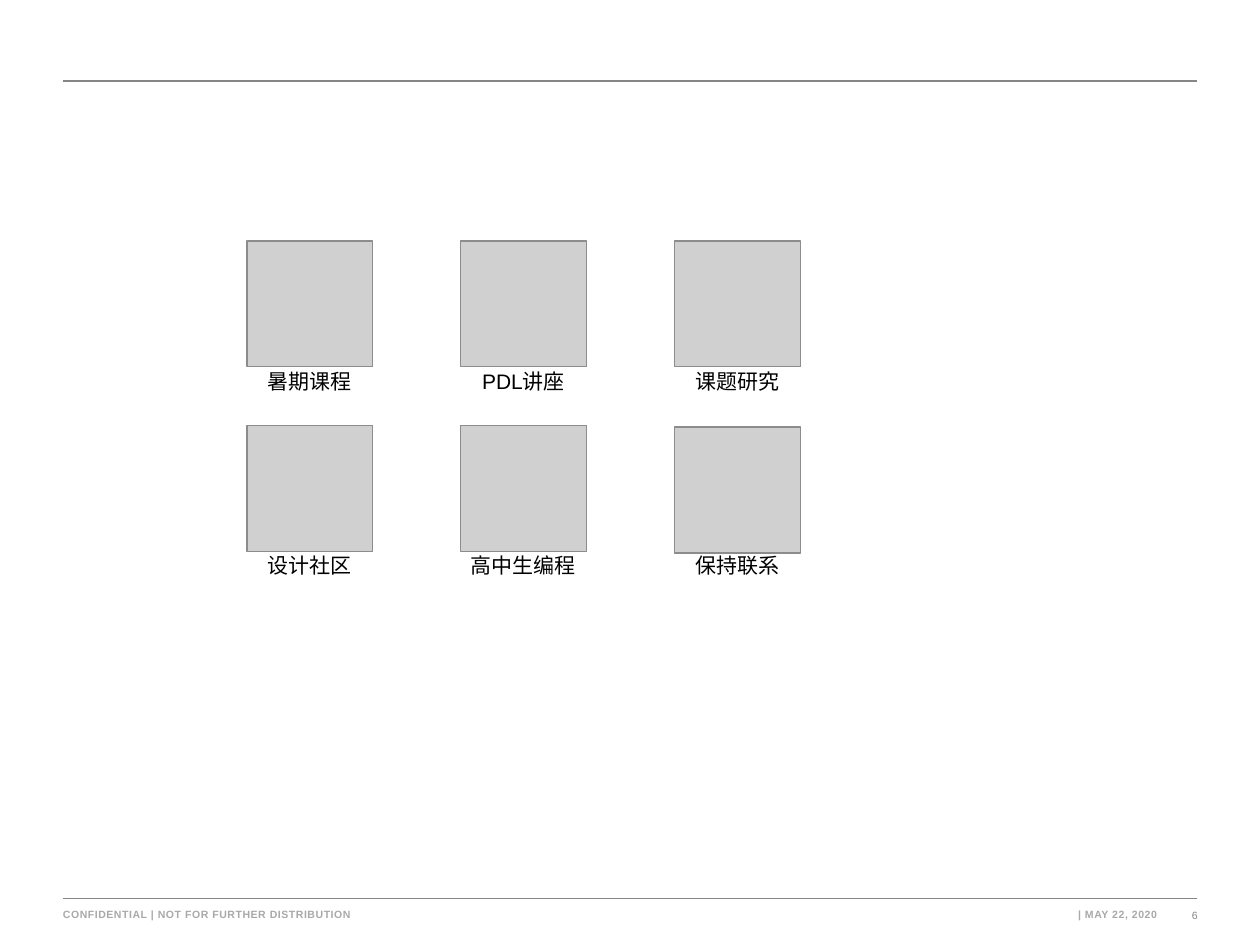
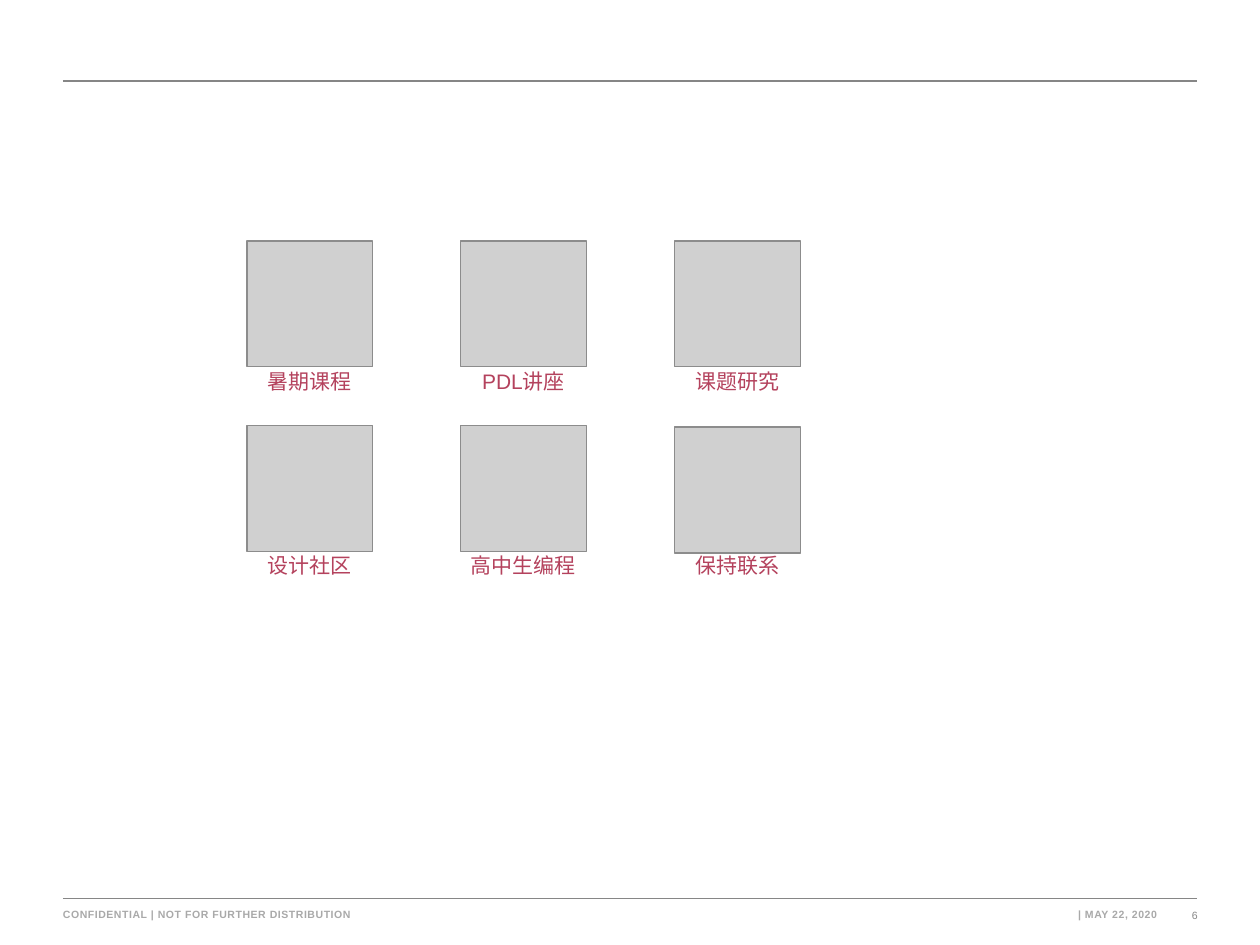
Before and after one commit to type-null/earthInsights, a slide deck: slide 6 of logCenter/mails.pptx. Drawn at 1260x945 pixels with LibreOffice and Linux fonts; fonts in the diff are those of the drawing; grey boxes stand for pictures; background and template pictures are left out. Boxes give left, top, right and bottom in pixels: in the first picture for what was removed or moved away, otherwise in the second. Text is boxed around its words. In the diff, an @@ line names an element or a change of style, - is before the commit and + after.

```diff
--- a/logCenter/mails.pptx
+++ b/logCenter/mails.pptx
@@ text colour #000000 to #B4425D in 6 elements at (267, 371, 351, 391), (482, 372, 565, 391), (695, 371, 779, 391), (267, 555, 351, 575), (471, 555, 576, 575), (695, 552, 779, 575) @@
```
Also in this commit, not shown: 3 other slides changed, 2 slides added.
